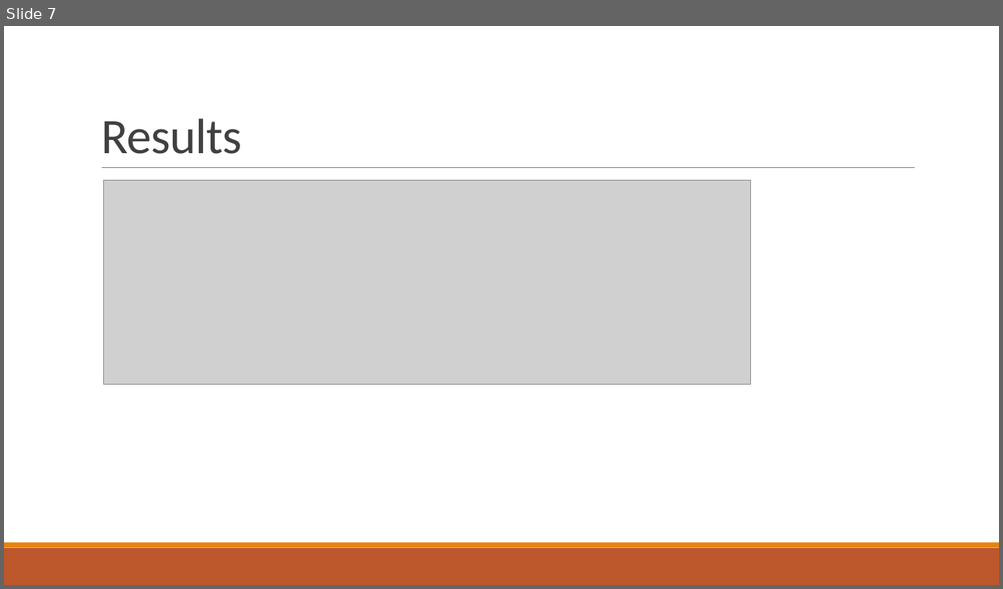
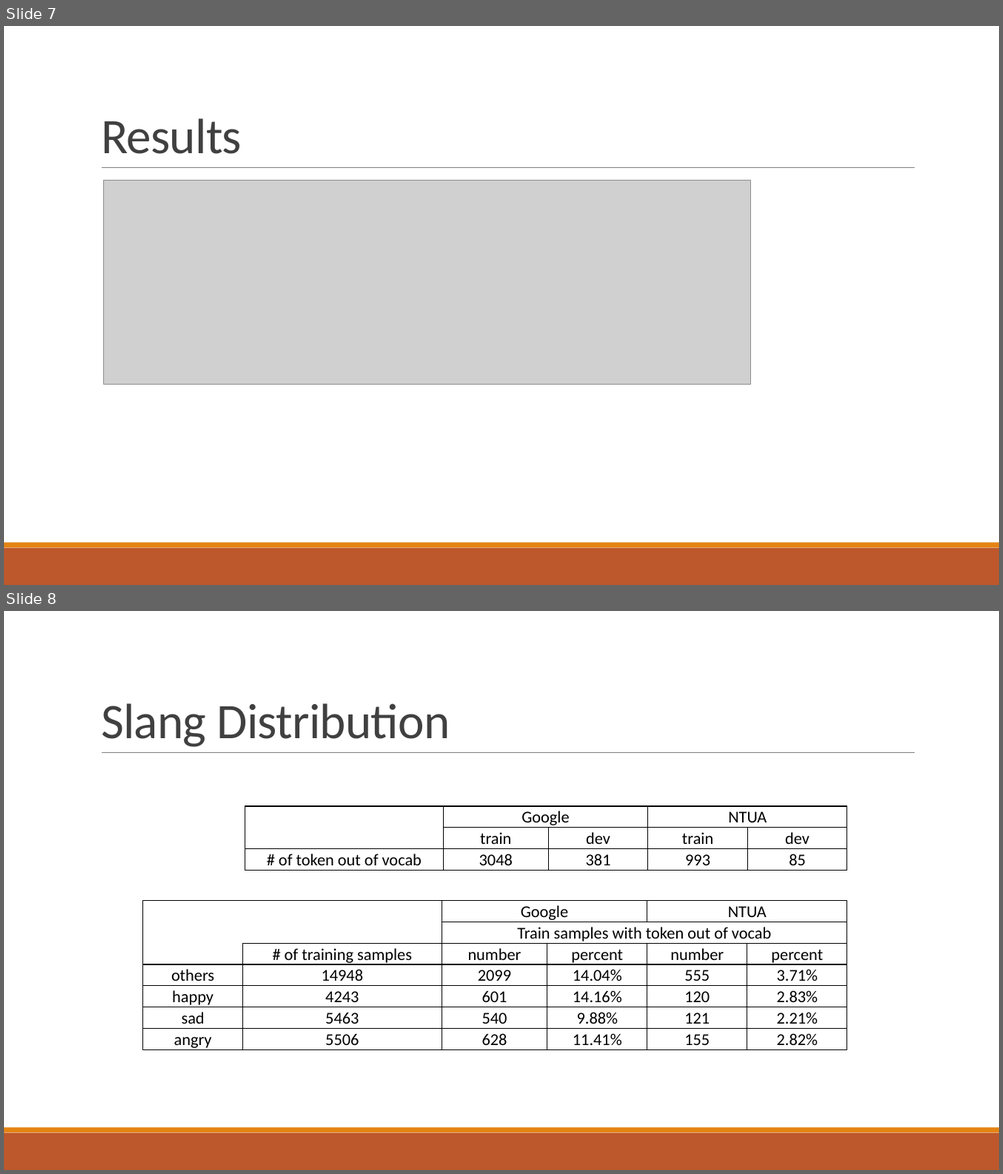
Before and after one commit to liangxh/grad, a slide deck: [实验报告] SemEval2019 task3.pptx. Shown one above the other, each under a label of ours: slide 7 before the commit, slides 7 and 8 after it. The pictures are 1003x589 and 1003x1174 pixels, drawn with LibreOffice and Linux fonts; fonts in the diff are those of the drawing; grey boxes stand for pictures. Boxes give left, top, right and bottom in pixels: in the first picture for what was removed or moved away, otherwise in the second. Text is boxed around its words. In the diff, an @@ line names an element or a change of style, - is before the commit and + after.

```diff
--- a/[实验报告] SemEval2019 task3.pptx
+++ b/[实验报告] SemEval2019 task3.pptx
@@ slide 8 added at [4,611,999,1170], background #FFFFFF; not listed: 3 template elements that a slide beside it also shows @@
@@ title added at [101,703,449,747], 48 pt, text #404040 @@
+Slang Distribution
@@ table added at [245,806,845,869], 3 rows, 5 columns @@
+ | Google |  | NTUA | 
+ | train | dev | train | dev
+# of token out of vocab | 3048 | 381 | 993 | 85
@@ table added at [143,901,847,1051], 7 rows, 6 columns @@
+ |  | Google |  | NTUA | 
+ |  | Train samples with token out of vocab |  |  | 
+ | # of training samples | number | percent | number | percent
+others | 14948 | 2099 | 14.04% | 555 | 3.71%
+happy | 4243 | 601 | 14.16% | 120 | 2.83%
+sad | 5463 | 540 | 9.88% | 121 | 2.21%
+angry | 5506 | 628 | 11.41% | 155 | 2.82%
```
Also in this commit, not shown: 1 other slide added, 3 other files.
